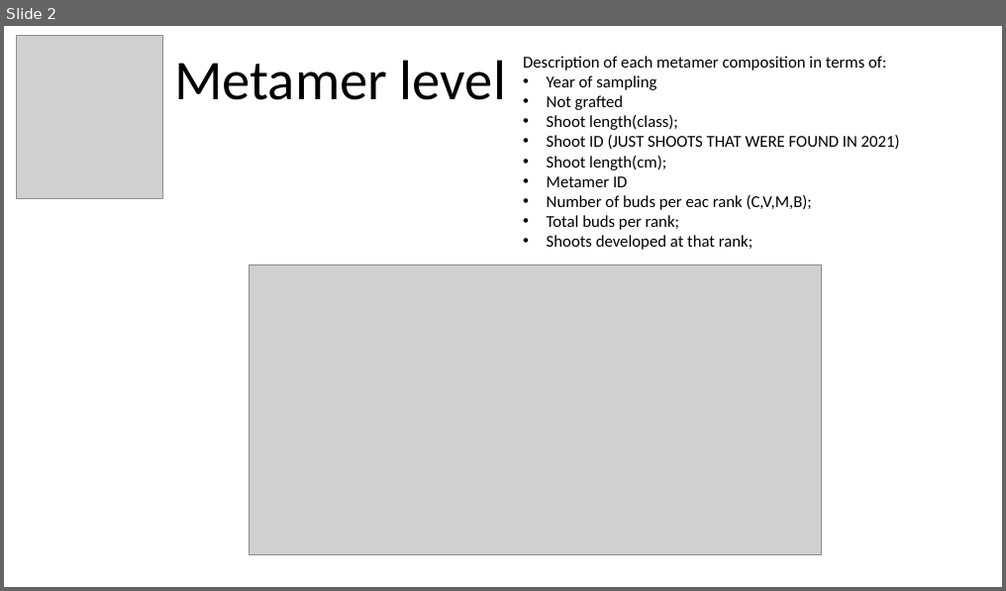
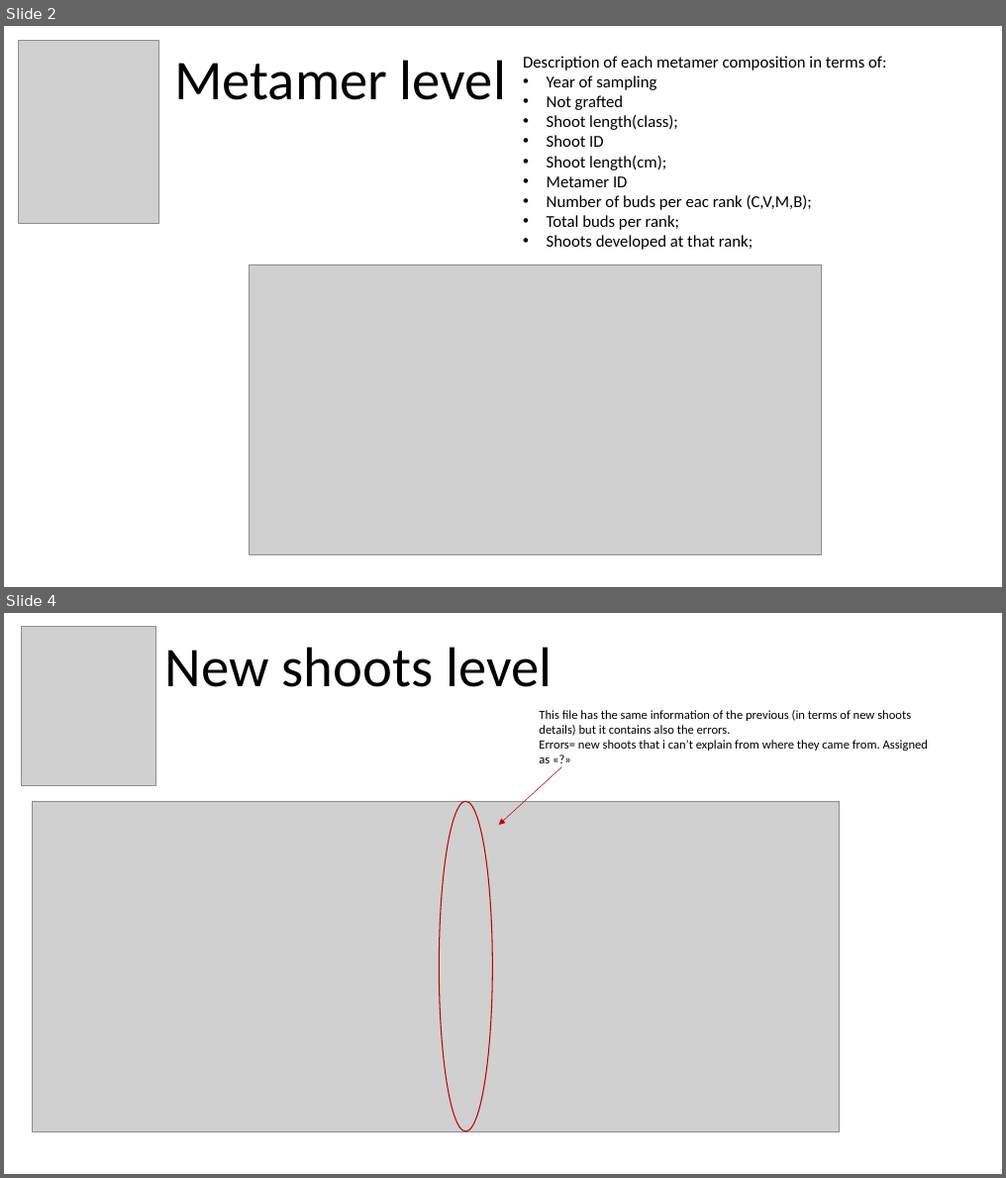
Before and after one commit to Corilana/L-HAZELNUT, a slide deck: dfexplanation.pptx. Shown one above the other, each under a label of ours: slide 2 before the commit, slides 2 and 4 after it; the slides between them are not shown. The pictures are 1006x591 and 1006x1178 pixels, drawn with LibreOffice and Linux fonts; fonts in the diff are those of the drawing; grey boxes stand for pictures. Boxes give left, top, right and bottom in pixels: in the first picture for what was removed or moved away, otherwise in the second. Text is boxed around its words. In the diff, an @@ line names an element or a change of style, - is before the commit and + after.

```diff
--- a/dfexplanation.pptx
+++ b/dfexplanation.pptx
@@ slide 4 added at box(4, 613, 1002, 1174), background #FFFFFF @@
@@ picture added at box(21, 627, 156, 786) @@
@@ text added at box(165, 647, 551, 687), 54 pt, text #000000 @@
+New shoots level
@@ text added at box(539, 710, 928, 763), 12 pt, text #000000 @@
+This file has the same information of the previous (in terms of new shoots details) but it contains also the errors.
+Errors= new shoots that i can’t explain from where they came from. Assigned as «?»
@@ arrow added from (561, 767) to (499, 825), #C00000 0.5 pt @@
@@ picture added at box(32, 802, 839, 1133) @@
@@ ellipse added at box(439, 802, 492, 1133), outline #C00000 1 pt @@
@@ slide 2 changed as well @@
@@ picture: place and size @@
-picture at box(16, 35, 162, 198)
+picture at box(18, 40, 159, 224)
@@ text at box(547, 135, 604, 147): text changed @@
-• Shoot ID (JUST SHOOTS THAT WERE FOUND IN 2021)
+• Shoot ID
```
Also in this commit, not shown: 2 other slides changed, 9 other files.
